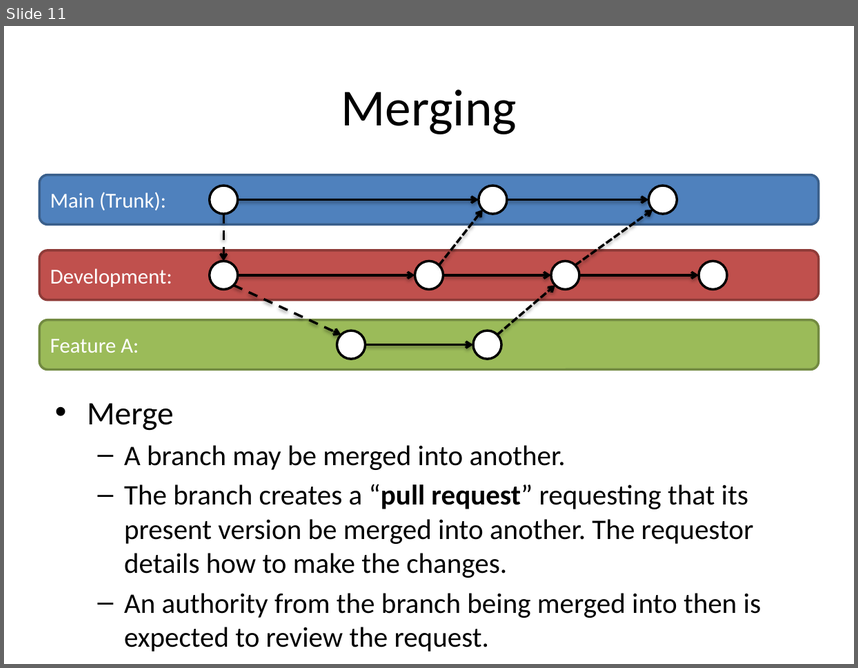
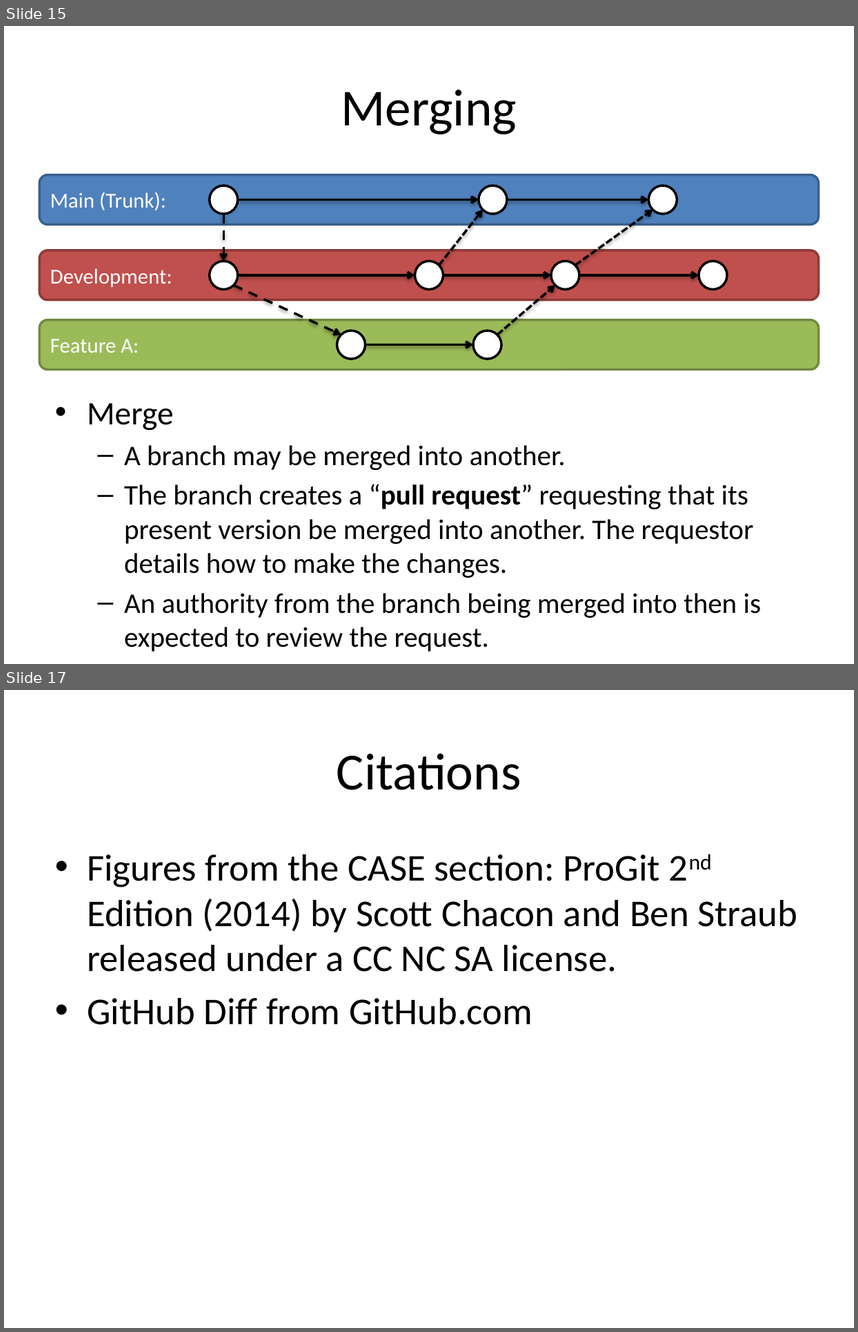
Before and after one commit to c3h899/GIT_Presentatation, a slide deck: Version Control & GIT.pptx. Shown one above the other, each under a label of ours: slide 11 before the commit, slides 15 and 17 after it; the slides between them are not shown. The pictures are 858x668 and 858x1332 pixels, drawn with LibreOffice and Linux fonts; fonts in the diff are those of the drawing. Boxes give left, top, right and bottom in pixels: in the first picture for what was removed or moved away, otherwise in the second. Text is boxed around its words. In the diff, an @@ line names an element or a change of style, - is before the commit and + after.

```diff
--- a/Version Control & GIT.pptx
+++ b/Version Control & GIT.pptx
@@ slide 17 added at <box>4,690,854,1328</box>, background #FFFFFF @@
@@ title added at <box>337,753,522,790</box>, 44 pt, text #000000 @@
+Citations
@@ text added at <box>87,854,797,1025</box>, 32 pt, text #000000 @@
+• Figures from the CASE section: ProGit 2nd Edition (2014) by Scott Chacon and Ben Straub released under a CC NC SA license.
+• GitHub Diff from GitHub.com
@@ what was slide 11 is now slide 15 @@
```
Also in this commit, not shown: 3 slides changed, 5 other slides added.
